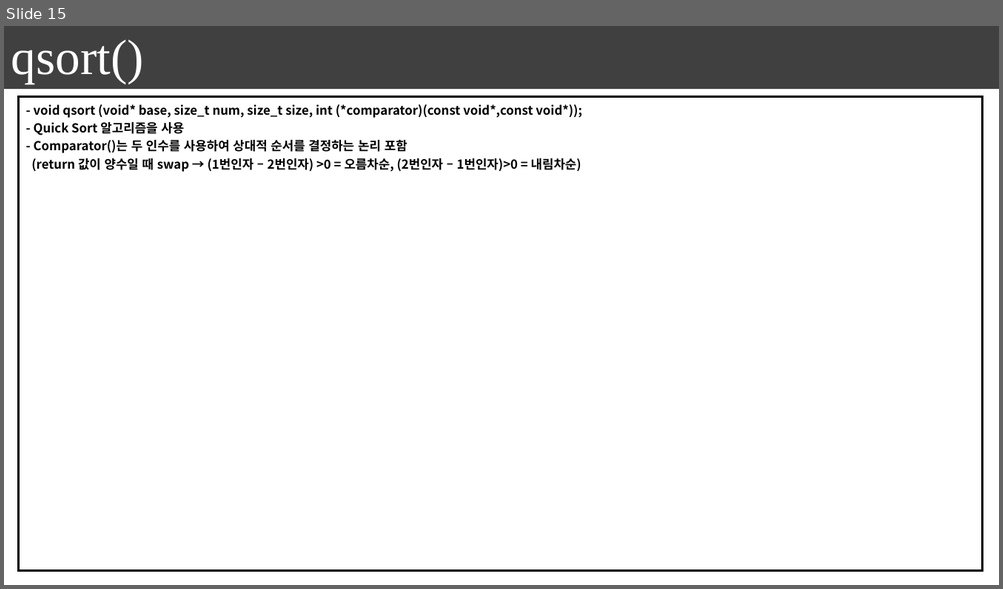
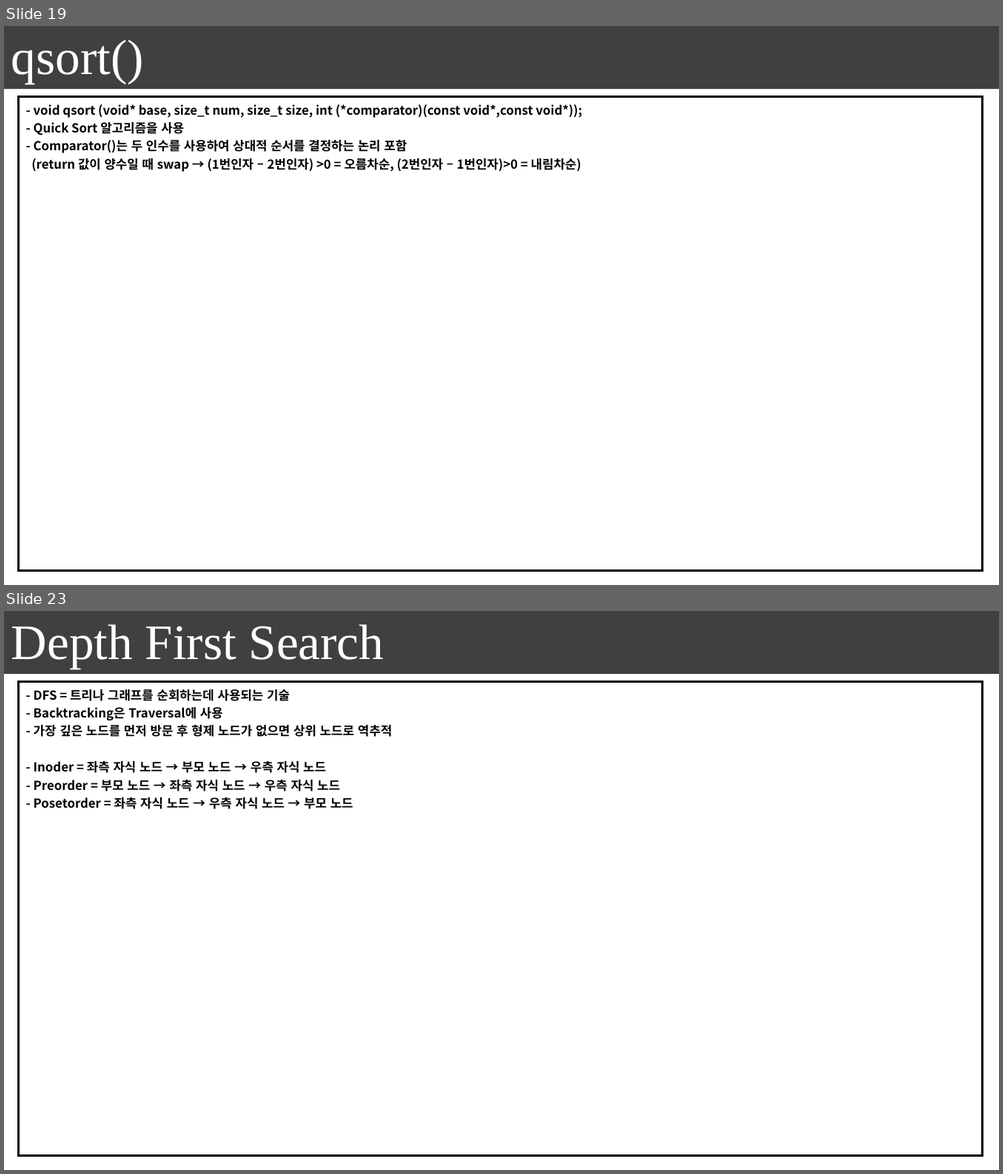
Before and after one commit to seonghokim/Study, a slide deck: Algorithm in c.pptx. Shown one above the other, each under a label of ours: slide 15 before the commit, slides 19 and 23 after it; the slides between them are not shown. The pictures are 1003x589 and 1003x1174 pixels, drawn with LibreOffice and Linux fonts; fonts in the diff are those of the drawing. Boxes give left, top, right and bottom in pixels: in the first picture for what was removed or moved away, otherwise in the second. Text is boxed around its words. In the diff, an @@ line names an element or a change of style, - is before the commit and + after.

```diff
--- a/Algorithm in c.pptx
+++ b/Algorithm in c.pptx
@@ slide 23 added at [4, 611, 999, 1170], background #FFFFFF; not listed: 1 template element that a slide beside it also shows @@
@@ text added at [11, 624, 384, 669], 48 pt, text #FFFFFF @@
+Depth First Search
@@ table added at [18, 682, 982, 1156], 1 rows, 1 columns @@
+- DFS = 트리나 그래프를 순회하는데 사용되는 기술 / - Backtracking은 Traversal에 사용 / - 가장 깊은 노드를 먼저 방문 후 형제 노드가 없으면 상위 노드로 역추적 / - Inoder = 좌측 자식 노드 → 부모 노드 → 우측 자식 노드 / - Preorder = 부모 노드 → 좌측 자식 노드 → 우측 자식 노드 / - Posetorder = 좌측 자식 노드 → 우측 자식 노드 → 부모 노드
@@ what was slide 15 is now slide 19 @@
```
Also in this commit, not shown: 2 slides changed, 5 other slides added, 1 other file.
